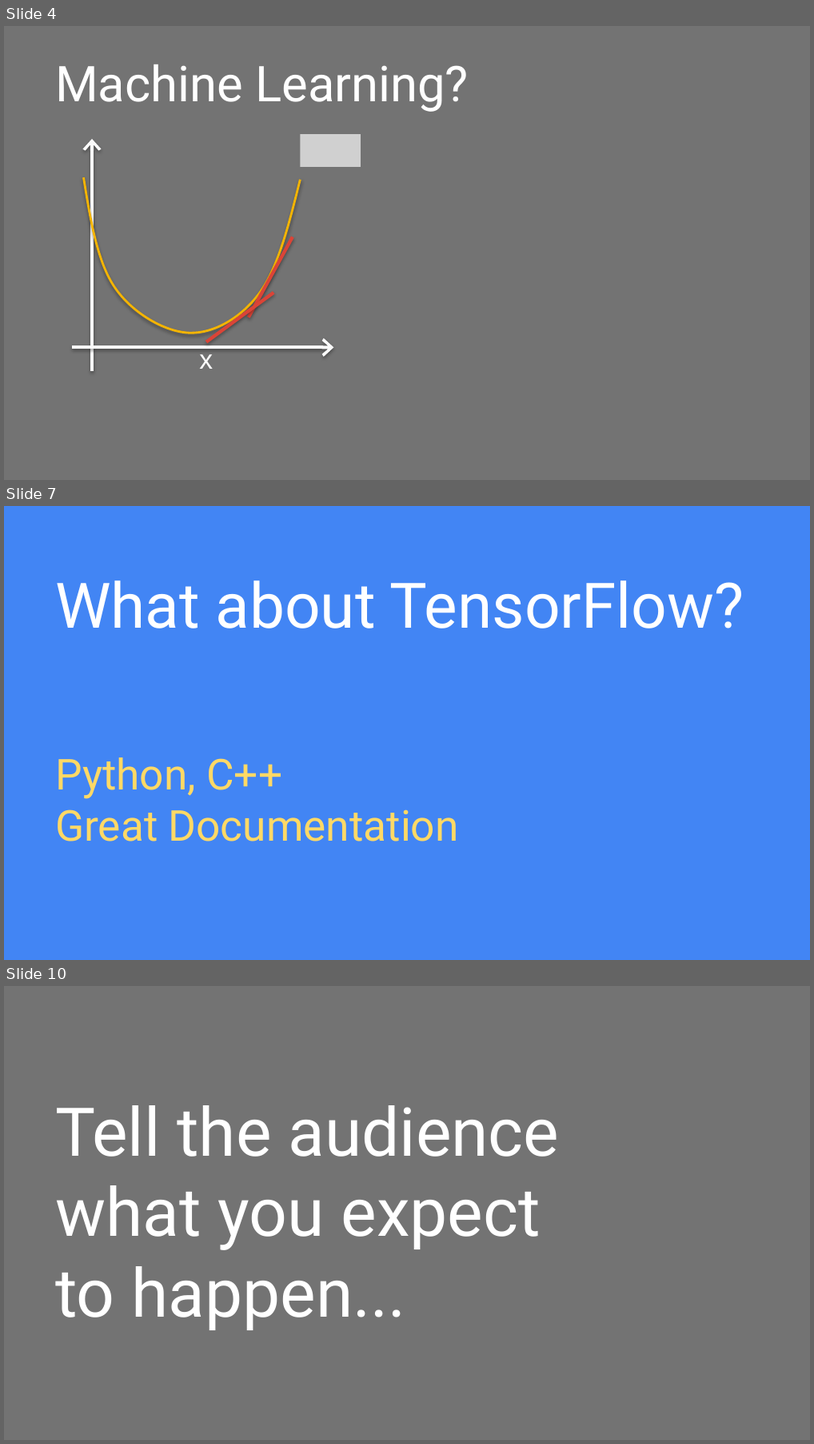
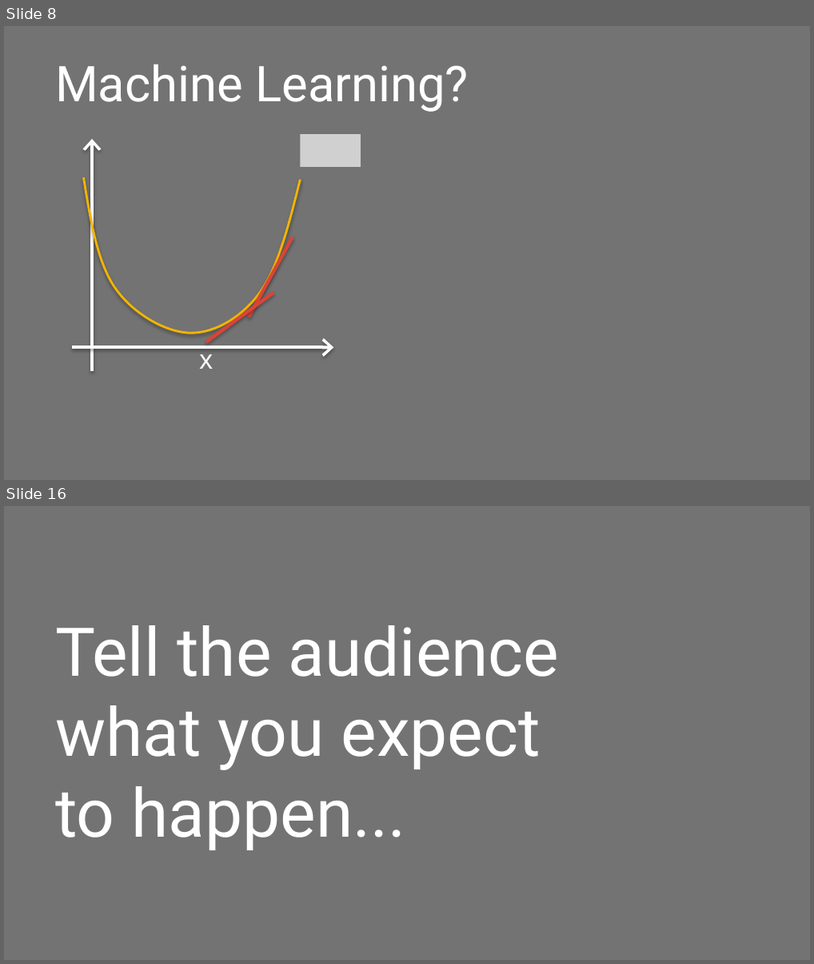
Before and after one commit to juxiangwu/ML, a slide deck: TensorFlow.pptx. Shown one above the other, each under a label of ours: slides 4, 7 and 10 before the commit, slides 8 and 16 after it; the slides between them are not shown. The pictures are 814x1444 and 814x964 pixels, drawn with LibreOffice and Linux fonts; fonts in the diff are those of the drawing; grey boxes stand for pictures. Boxes give left, top, right and bottom in pixels: in the first picture for what was removed or moved away, otherwise in the second. Text is boxed around its words. In the diff, an @@ line names an element or a change of style, - is before the commit and + after.

Commit message:
Adds tensorflow related slides

```diff
--- a/TensorFlow.pptx
+++ b/TensorFlow.pptx
@@ slide 7 removed at <box>4,506,810,960</box>, background #4285F4 @@
@@ title removed at <box>55,580,745,628</box> @@
-What about TensorFlow?
@@ title removed at <box>55,757,459,841</box> @@
-Python, C++
-Great Documentation
@@ what was slide 4 is now slide 8 @@
@@ what was slide 10 is now slide 16 @@
```
Also in this commit, not shown: 3 slides changed, 9 slides added, 3 other slides removed, 1 other file.
